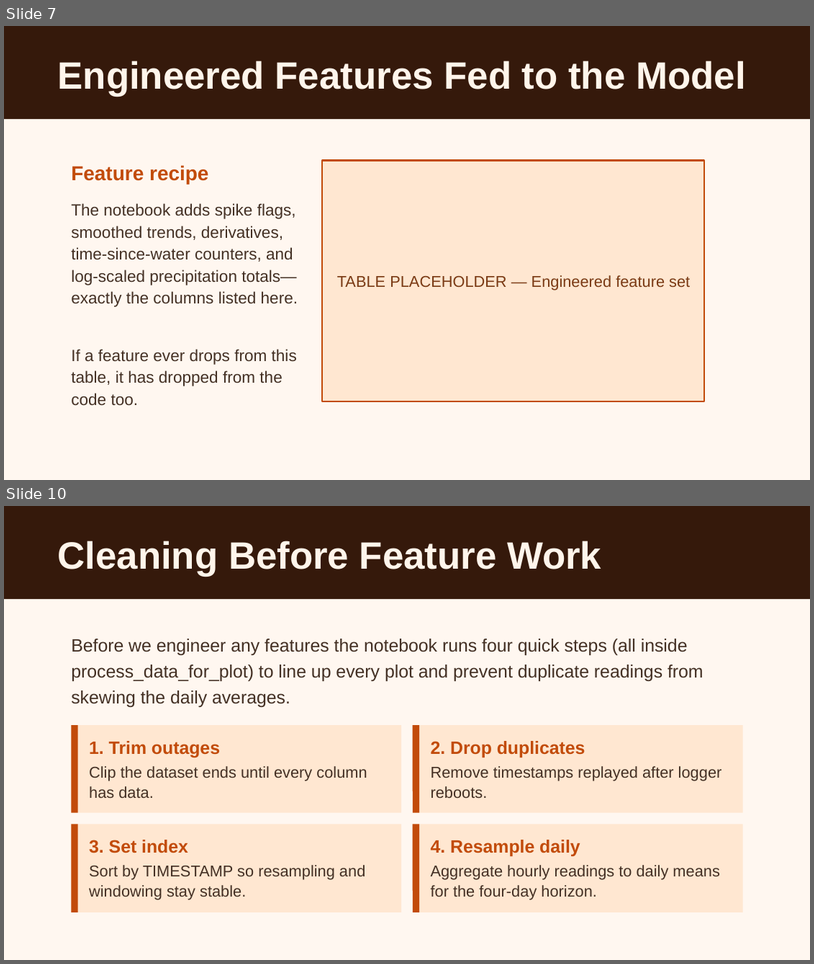
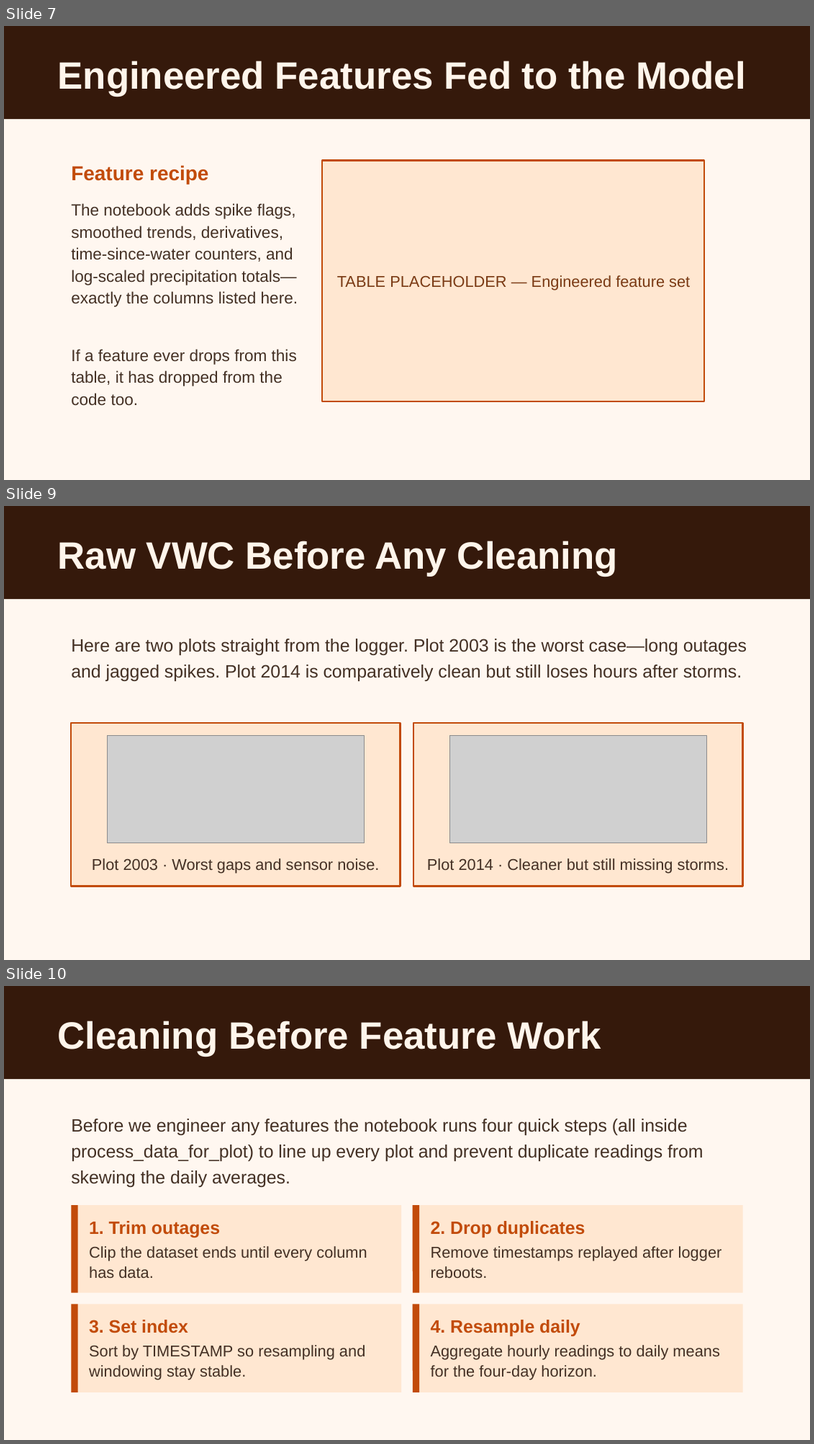
Before and after one commit to Bryan-Nsoh/slide-maker, a slide deck: workspace/presentations/eda-lstm-vwc-prediction.pptx. Shown one above the other, each under a label of ours: slides 7 and 10 before the commit, slides 7, 9 and 10 after it; the slides between them are not shown. The pictures are 814x964 and 814x1444 pixels, drawn with LibreOffice and Linux fonts; fonts in the diff are those of the drawing; grey boxes stand for pictures. Boxes give left, top, right and bottom in pixels: in the first picture for what was removed or moved away, otherwise in the second. Text is boxed around its words. In the diff, an @@ line names an element or a change of style, - is before the commit and + after.

```diff
--- a/workspace/presentations/eda-lstm-vwc-prediction.pptx
+++ b/workspace/presentations/eda-lstm-vwc-prediction.pptx
@@ slide 9 added at box(4, 506, 810, 960), background #FFF7F0 @@
@@ rectangle added at box(4, 506, 810, 599), fill #35190B @@
@@ text added at box(58, 541, 618, 576), 34 pt, text #FFF5EB, bold @@
+Raw VWC Before Any Cleaning
@@ text added at box(71, 638, 747, 681), 16 pt, text #433024 @@
+Here are two plots straight from the logger. Plot 2003 is the worst case—long outages and jagged spikes. Plot 2014 is comparatively clean but still loses hours after storms.
@@ rectangle added at box(71, 723, 400, 886), fill #FFE7D1, outline #C24B0A 1.5 pt @@
@@ picture added at box(107, 736, 365, 843) @@
@@ rectangle added at box(414, 723, 743, 886), fill #FFE7D1, outline #C24B0A 1.5 pt @@
@@ picture added at box(450, 736, 707, 843) @@
@@ text added at box(92, 858, 379, 873), 14 pt, text #433024 @@
+Plot 2003 · Worst gaps and sensor noise.
@@ text added at box(427, 858, 729, 873), 14 pt, text #433024 @@
+Plot 2014 · Cleaner but still missing storms.
```
Also in this commit, not shown: 5 slides changed, 1 slide removed, 7 other files.
